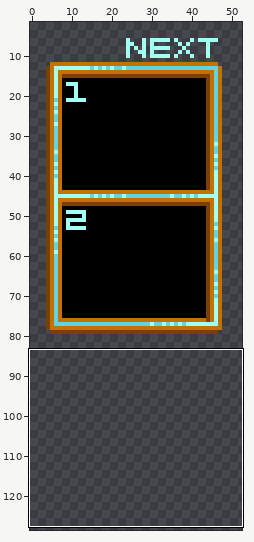
Pixel-art file: gwj/ase/uibits.ase. The first picture is a wide view before the edit; the outline marks the close-up.
Close-up. As it was:
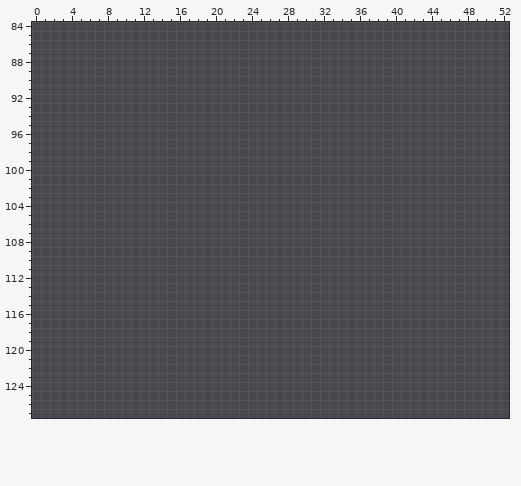
160x160 pixels, 1 frame. Shown: x 0..52, y 84..127. The wide view leaves out empty margins.
Once edited:
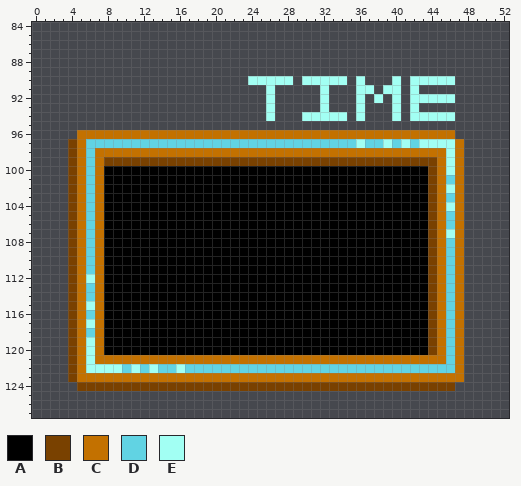
Palette (. is transparent): A #000000  B #794100  C #c37100  D #61d3e3  E #a2fff3
Changes in this commit:
Changed rows in their new state; - is an unchanged pixel.
first column x 4:
 90 --------------------EEEEE-EEEEE-E---E-EEEEE-
 91 ----------------------E-----E---EE-EE-E-----
 92 ----------------------E-----E---E-E-E-EEEEE-
 93 ----------------------E-----E---E---E-E-----
 94 ----------------------E---EEEEE-E---E-EEEEE-
 96 -CCCCCCCCCCCCCCCCCCCCCCCCCCCCCCCCCCCCCCCCCC-
 97 BCDDDDDDDDDDDDDDDDDDDDDDDDDDDDDDEDDEDEDEEEEC
 98 BCDCCCCCCCCCCCCCCCCCCCCCCCCCCCCCCCCCCCCCCCEC
 99 BCDCBBBBBBBBBBBBBBBBBBBBBBBBBBBBBBBBBBBBBCEC
100 BCDCAAAAAAAAAAAAAAAAAAAAAAAAAAAAAAAAAAAABCEC
101 BCDCAAAAAAAAAAAAAAAAAAAAAAAAAAAAAAAAAAAABCDC
102 BCDCAAAAAAAAAAAAAAAAAAAAAAAAAAAAAAAAAAAABCEC
103 BCDCAAAAAAAAAAAAAAAAAAAAAAAAAAAAAAAAAAAABCDC
104 BCDCAAAAAAAAAAAAAAAAAAAAAAAAAAAAAAAAAAAABCEC
105 BCDCAAAAAAAAAAAAAAAAAAAAAAAAAAAAAAAAAAAABCDC
106 BCDCAAAAAAAAAAAAAAAAAAAAAAAAAAAAAAAAAAAABCDC
107 BCDCAAAAAAAAAAAAAAAAAAAAAAAAAAAAAAAAAAAABCEC
108 BCDCAAAAAAAAAAAAAAAAAAAAAAAAAAAAAAAAAAAABCDC
109 BCDCAAAAAAAAAAAAAAAAAAAAAAAAAAAAAAAAAAAABCDC
110 BCDCAAAAAAAAAAAAAAAAAAAAAAAAAAAAAAAAAAAABCDC
111 BCDCAAAAAAAAAAAAAAAAAAAAAAAAAAAAAAAAAAAABCDC
112 BCECAAAAAAAAAAAAAAAAAAAAAAAAAAAAAAAAAAAABCDC
113 BCDCAAAAAAAAAAAAAAAAAAAAAAAAAAAAAAAAAAAABCDC
114 BCDCAAAAAAAAAAAAAAAAAAAAAAAAAAAAAAAAAAAABCDC
115 BCECAAAAAAAAAAAAAAAAAAAAAAAAAAAAAAAAAAAABCDC
116 BCDCAAAAAAAAAAAAAAAAAAAAAAAAAAAAAAAAAAAABCDC
117 BCECAAAAAAAAAAAAAAAAAAAAAAAAAAAAAAAAAAAABCDC
118 BCDCAAAAAAAAAAAAAAAAAAAAAAAAAAAAAAAAAAAABCDC
119 BCECAAAAAAAAAAAAAAAAAAAAAAAAAAAAAAAAAAAABCDC
120 BCECAAAAAAAAAAAAAAAAAAAAAAAAAAAAAAAAAAAABCDC
121 BCECCCCCCCCCCCCCCCCCCCCCCCCCCCCCCCCCCCCCCCDC
122 BCEEEEDEDEDDEDDDDDDDDDDDDDDDDDDDDDDDDDDDDDDC
123 BCCCCCCCCCCCCCCCCCCCCCCCCCCCCCCCCCCCCCCCCCCC
124 -BBBBBBBBBBBBBBBBBBBBBBBBBBBBBBBBBBBBBBBBBB-
